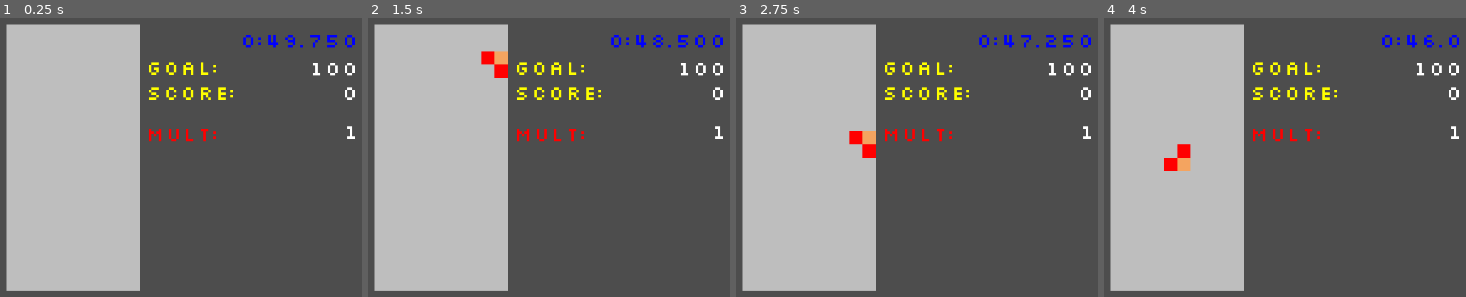
Above: before the commit, frames 1-4 (left to right).
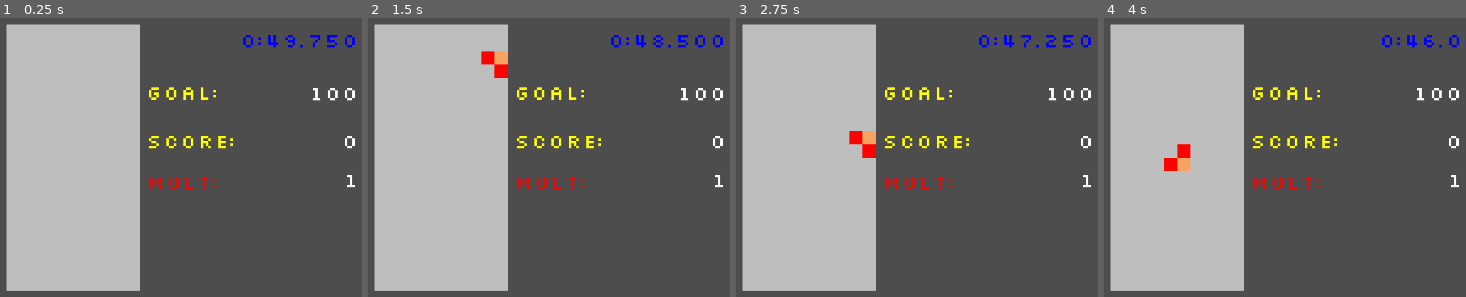
Above: after the commit, the same moments.

Repository: AsgerHB/create-jam-spring-2025
Game: Godot game, scene res://Scenes/Run.tscn
Two runs of this game, one before a commit and one after it. Both use one fixed random seed, a clock stepped at 60 frames per second and the inputs below.
Inputs:
- Up to frame 1 (0.25 s): no input
- Up to frame 2 (1.5 s): tap Enter at 0.5 s; hold Right (ui_right) 0.53-1.28 s; hold Down (ui_down) from 1.28 s (still down)
- Up to frame 3 (2.75 s): release Down (ui_down) at 2.03 s; hold Right (ui_right) from 2.03 s (still down)
- Up to frame 4 (4 s): release Right (ui_right) at 2.78 s; hold Up (ui_up) 2.78-3.53 s; hold Left (ui_left) from 3.53 s (still down)

The runs differ from the first frame. In frame 1, 2.1% of the frame differs, in the area x 41-99%, y 15-62%; in frame 2, 2.1%; in frame 3, 2.1%; in frame 4, 2.1%.

Commit message:
Pause game on win/lose

Diff:
--- a/Prefabs/tetris_game.tscn
+++ b/Prefabs/tetris_game.tscn
@@ -25,9 +25,9 @@
 
 [node name="Goal Label" type="RichTextLabel" parent="."]
 offset_left = 320.0
-offset_top = 66.0
+offset_top = 126.0
 offset_right = 560.0
-offset_bottom = 132.0
+offset_bottom = 192.0
 theme = ExtResource("2_blw18")
 theme_override_font_sizes/normal_font_size = 50
 bbcode_enabled = true
@@ -35,9 +35,9 @@
 
 [node name="Goal Value" type="RichTextLabel" parent="."]
 offset_left = 560.0
-offset_top = 67.0
+offset_top = 127.0
 offset_right = 833.0
-offset_bottom = 126.0
+offset_bottom = 186.0
 theme = ExtResource("2_blw18")
 theme_override_font_sizes/normal_font_size = 50
 bbcode_enabled = true
@@ -45,6 +45,15 @@
 horizontal_alignment = 2
 
 [node name="ScoreCounter" parent="." instance=ExtResource("3_cdei4")]
-position = Vector2(320, 126)
+position = Vector2(320, 242)
+
+[node name="Status Label" type="RichTextLabel" parent="."]
+offset_left = 320.0
+offset_top = 550.0
+offset_right = 833.0
+offset_bottom = 616.0
+theme = ExtResource("2_blw18")
+theme_override_font_sizes/normal_font_size = 50
+bbcode_enabled = true
 
 [connection signal="timeout" from="TickTimer" to="." method="_on_tick"]
--- a/TetrisGame.gd
+++ b/TetrisGame.gd
@@ -12,6 +12,7 @@
 @onready var run_state:RunState = $"/root/Run"
 @onready var goal_value:RichTextLabel = $"Goal Value"
 @onready var remaining_time_label:RichTextLabel = $"Remaining Time"
+@onready var status_label:RichTextLabel = $"Status Label"
 @onready var score_counter:ScoreCounter = $"ScoreCounter"
 
 @export var remaining_time: float = 50
@@ -21,6 +22,8 @@
 @export var move_fast_interval_ticks: int = 2
 @export var move_sideways_interval_ticks: int = 3
 
+var pause: bool = false
+
 var grid: Array = []
 var falling_tetriminos: Tetriminos = null
 var ticks_since_last_down_move: int = 0
@@ -37,11 +40,6 @@
 
 	run_state.new_game()
 	goal_value.text = str(score_goal)
-
-func dead():
-	await get_tree().create_timer(2.0).timeout
-	get_tree().change_scene_to_file("res://Scenes/Main Menu.tscn")
-
 
 func out_of_bounds(x: int, y: int) -> bool:
 	# NOTE: There is no lower bound on y axis (upwards)
@@ -131,6 +129,8 @@
 	return next
 
 func _process(delta):
+	if pause:
+		return
 	if Input.is_action_just_pressed("ui_right"):
 		if try_move_falling_tetriminos_x(1):
 			ticks_since_last_sideways_move = 0
@@ -157,6 +157,8 @@
 
 
 func _on_tick() -> void:
+	if pause:
+		return
 	tick_number += 1
 
 	# Call on_tick for all cells in order of their type
@@ -322,5 +324,14 @@
 
 
 func win():
+	status_label.text = "[color=green]Winner![/color]"
+	pause = true
 	await get_tree().create_timer(4.0).timeout
 	get_tree().change_scene_to_file("res://Scenes/Main Menu.tscn")
+
+
+func dead():
+	status_label.text = "[color=red]Died :/[/color]"
+	pause = true
+	await get_tree().create_timer(2.0).timeout
+	get_tree().change_scene_to_file("res://Scenes/Main Menu.tscn")
